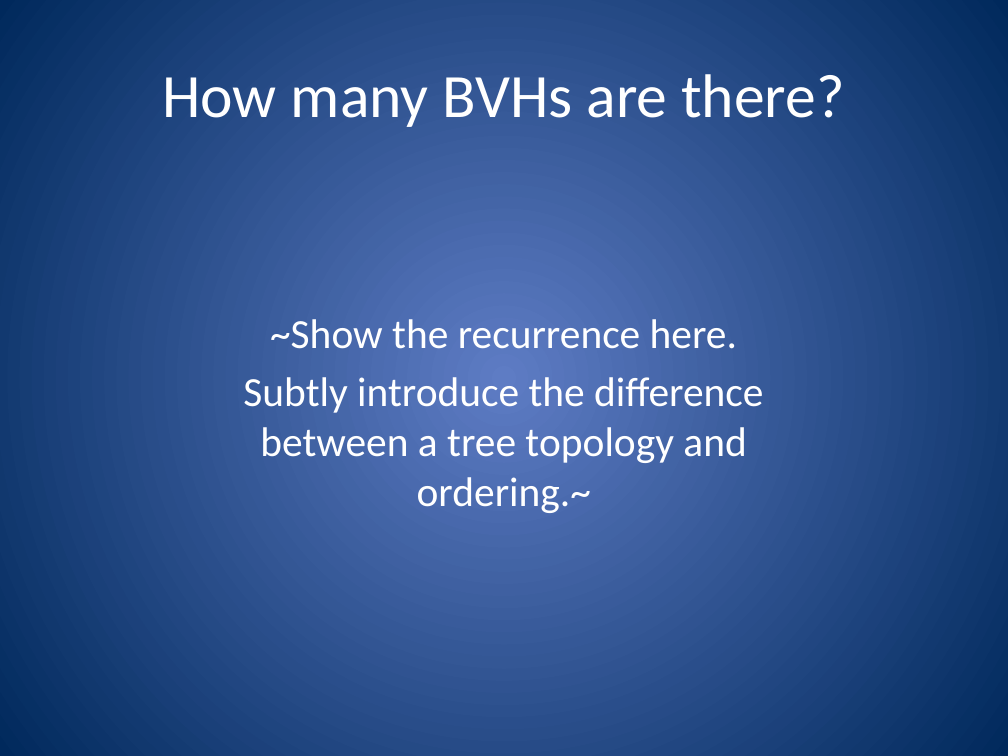
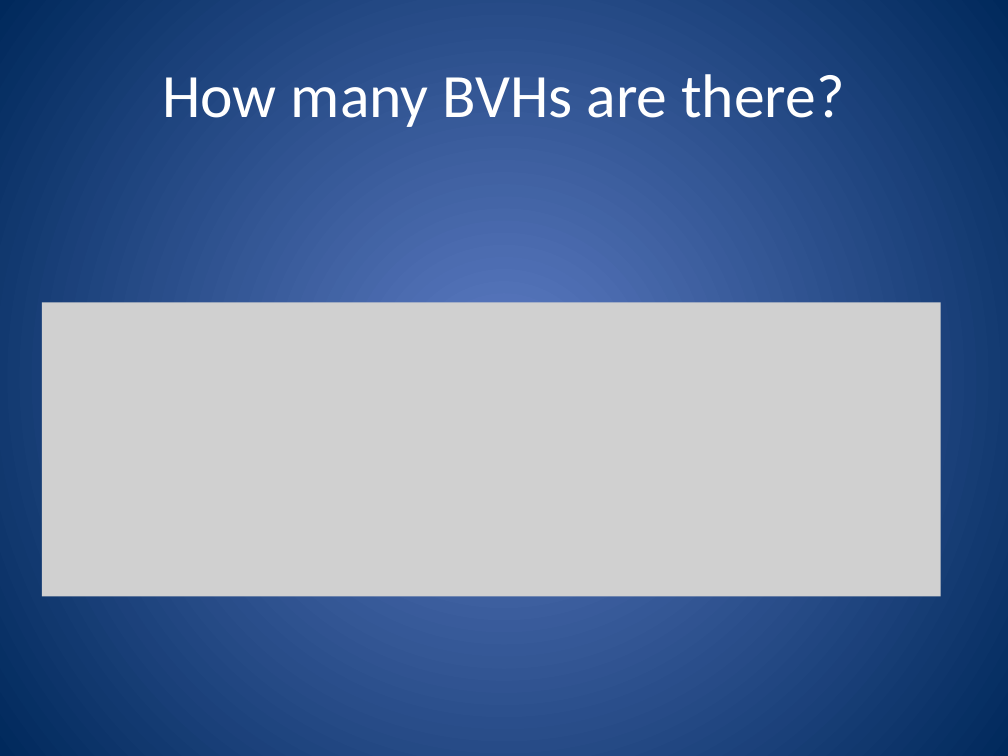
Before and after one commit to nfeltman/RayView, a slide deck: slide 25 of documentation/GroupMeetingPresentation.pptx (slide 21 before the commit). Drawn at 1008x756 pixels with LibreOffice and Linux fonts; fonts in the diff are those of the drawing; grey boxes stand for pictures. Boxes give left, top, right and bottom in pixels: in the first picture for what was removed or moved away, otherwise in the second. Text is boxed around its words. In the diff, an @@ line names an element or a change of style, - is before the commit and + after.

```diff
--- a/documentation/GroupMeetingPresentation.pptx
+++ b/documentation/GroupMeetingPresentation.pptx
@@ picture added at (42, 302, 941, 597) @@
@@ text removed at (243, 319, 763, 513) @@
-~Show the recurrence here.
-Subtly introduce the difference between a tree topology and ordering.~
```
Also in this commit, not shown: 8 other slides changed, 13 slides added, 2 slides removed.
